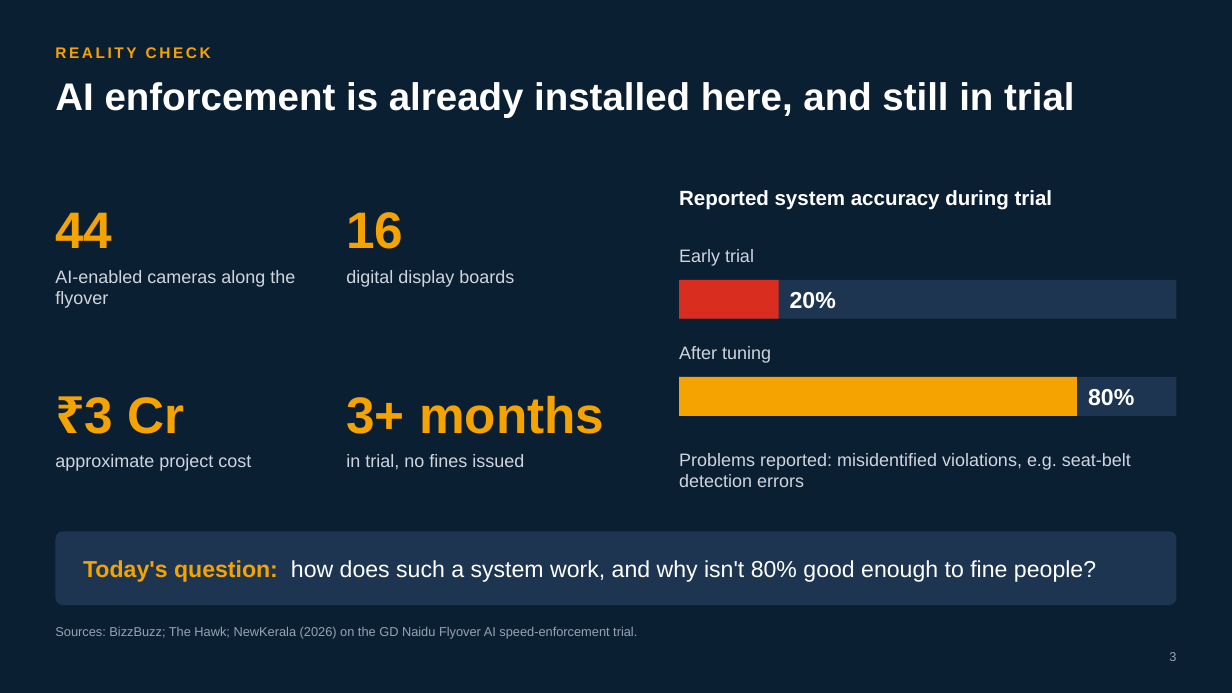
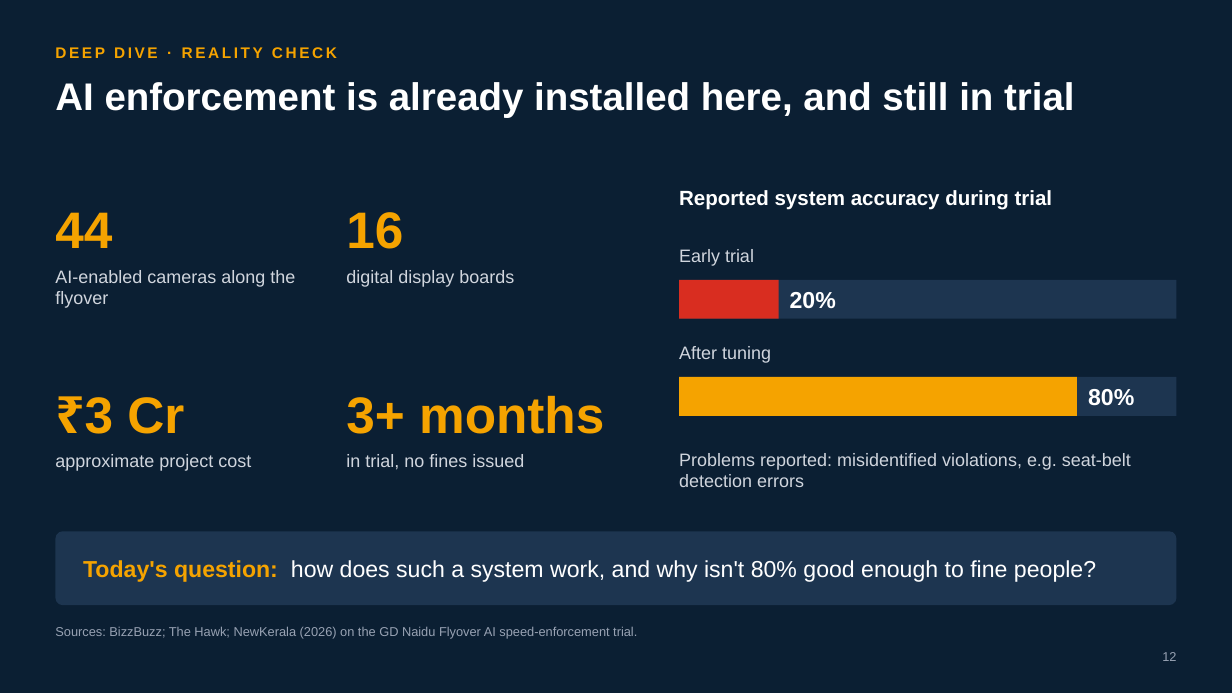
Before and after one commit to Prem-Dharshan/20XW97, a slide deck: slide 12 of cv-automation-ppt/CV_and_Automation.pptx (slide 3 before the commit). Drawn at 1232x693 pixels with LibreOffice and Linux fonts; fonts in the diff are those of the drawing. Boxes give left, top, right and bottom in pixels: in the first picture for what was removed or moved away, otherwise in the second. Text is boxed around its words. In the diff, an @@ line names an element or a change of style, - is before the commit and + after.

```diff
--- a/cv-automation-ppt/CV_and_Automation.pptx
+++ b/cv-automation-ppt/CV_and_Automation.pptx
@@ text at [55,47,337,58]: text changed @@
-REALITY CHECK
+DEEP DIVE · REALITY CHECK
@@ page number at [1162,652,1176,661]: text changed @@
-3
+12
```
Also in this commit, not shown: 22 other slides changed, 9 slides added, 1 slide removed, 2 other files.
